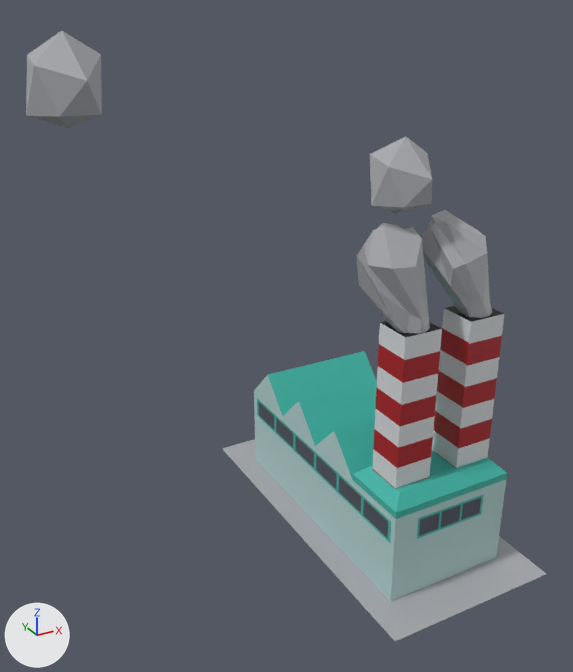
The glTF model front/3d/TestBlender/road/atelier.glb, before and after one commit.
The view is the same before and after, from a 50 mm lens placed at (-14.7, -55.5, 29.9), pointed at (5.0, -19.6, 11.9). The lights are fixed; the arrows at lower left show +X, +Y and +Z. Where no turn or scale is listed for an object, it has been applied to the vertices.

Names of what the first picture shows: 'Icosphère.001', 'Icosphère.002', 'Icosphère.003'.
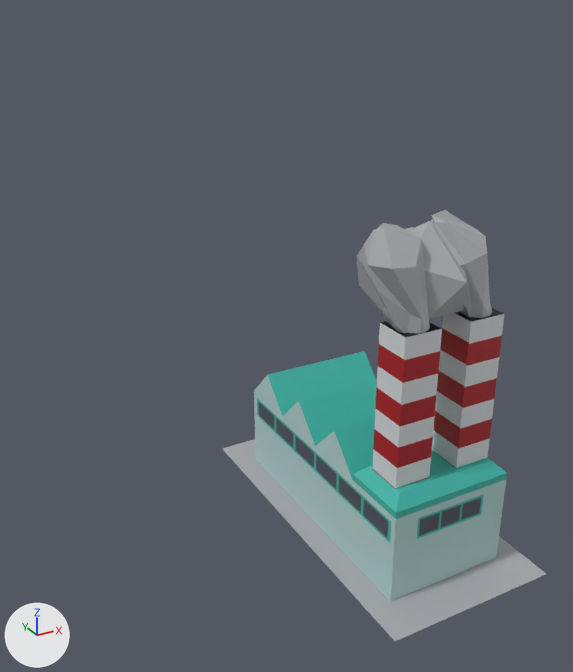
Boxes [x1, y1, x2, y2] around the edits, measured in the pictures (573 x 672 px):
'Icosphère.002', moved: before [26, 31, 102, 128]; after [414, 221, 467, 319]
'Icosphère.003', deleted: before [370, 137, 432, 213]

The edits, one by one:
Object 'Icosphère.002' (ob_icosphère_002) moves from (-3.87, -6.21, 30.48) to (8.56, -23.94, 22.27).
Object 'Icosphère.003' (ob_icosphère_003) is deleted.
